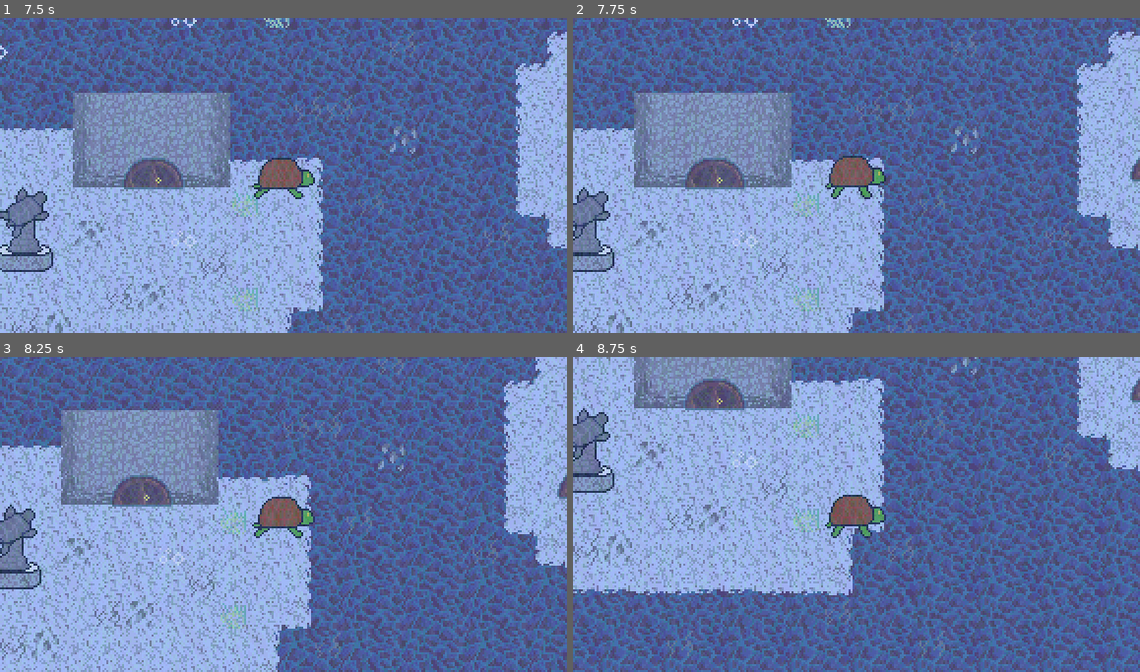
Above: before the commit, frames 1-4 (two rows, left to right).
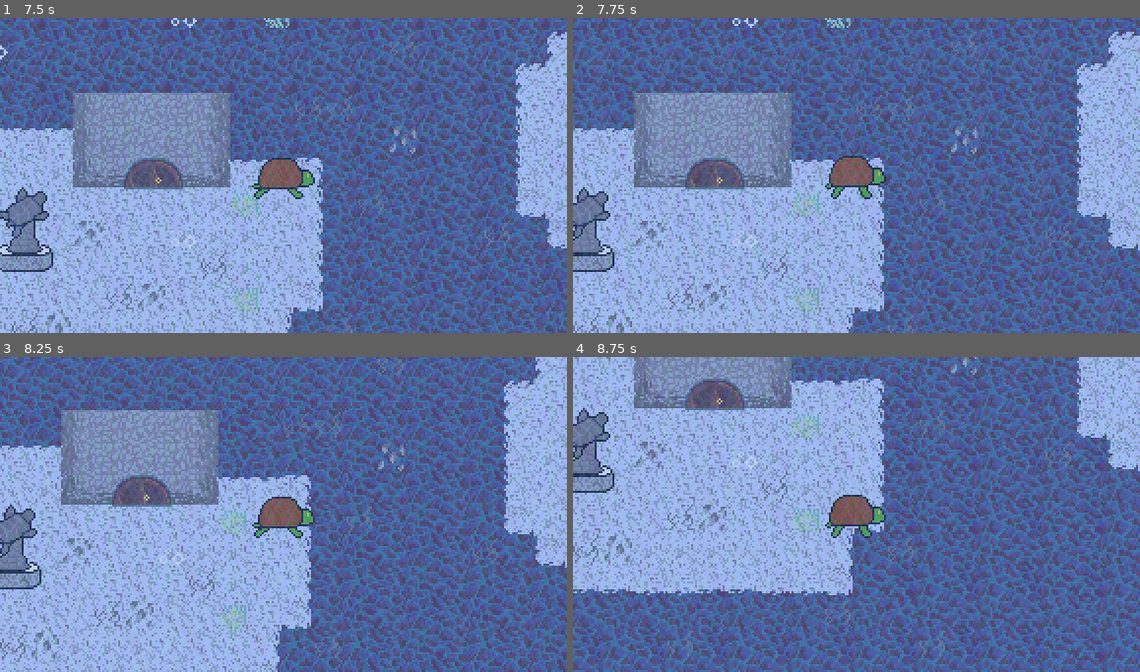
Above: after the commit, the same moments.

Repository: Tsunami014/Undersea
Game: Godot game, scene res://main.tscn
The game is run twice, just before and just after one commit, with the same random seed, the same clock (stepped at 60 frames per second) and the same inputs.
Inputs:
- Up to frame 1 (7.5 s): tap Enter (action) at 0.5, 0.6, 1.35, 2.1, 2.85, 3.6, 4.35, 5.1, 5.85, 6.6, 7.35 s; hold Right (right) 0.53-1.28 s; hold Down (down) 1.28-2.03 s; hold Right (right) 2.03-2.78 s; hold Up (up) 2.78-3.53 s; hold Left (left) 3.53-5.03 s; hold Down (down) 5.03-5.78 s; hold Right (right) 5.78-6.53 s; hold Up (up) 6.53-7.28 s; hold Right (right) from 7.28 s (still down)
- Up to frame 2 (7.75 s): keep holding Right (right)
- Up to frame 3 (8.25 s): release Right (right) at 8.03 s; hold Down (down) from 8.03 s (still down); tap Enter (action) at 8.1 s
- Up to frame 4 (8.75 s): keep holding Down (down)

Frame 1 is identical in both runs. In frame 2, 0.1% of the frame differs, in the area x 98-100%, y 44-52%; in frame 3, 0.1%; in frame 4, 0.1%.

Commit message:
Made the door have an opening animation

Diff:
--- a/door.gd
+++ b/door.gd
@@ -1,11 +1,21 @@
+@tool
 extends Sprite2D
 class_name Door
 
 @export var teleport: Door
+@export var startUnlocked = false
 var inside = false
+var unlock = 0
+
+const ATLAS = preload("res://assets/tileset.png")
 
 func _ready() -> void:
+	texture = AtlasTexture.new()
+	texture.atlas = ATLAS
 	_on_body_exited(null, true)
+	if startUnlocked:
+		unlock = 2
+	setImg()
 
 func _on_body_entered(body):
 	if body is Player:
@@ -19,10 +29,30 @@
 func _setColour(col: Color):
 	set_instance_shader_parameter("outline_colour", col)
 
-func teleportPlayer():
-	%Player.global_position = teleport.get_node("Tele").global_position
-	%Player.velocity = Vector2(0, 0)
+func setImg():
+	var pos = [
+		Rect2(64, 48, 32, 16),
+		Rect2(96, 48, 32, 16),
+		Rect2(80, 80, 32, 16)
+	]
+	texture.region = pos[unlock]
+
+func _canGoThroughDoor() -> bool:
+	return true # TODO: this
 
 func _process(_delta: float) -> void:
 	if inside and Input.is_action_just_pressed("action"):
-		teleportPlayer()
+		if unlock == 0 and _canGoThroughDoor():
+			unlock = 1
+			teleport.unlock = 1
+			await get_tree().create_timer(0.05).timeout
+			setImg()
+			teleport.setImg()
+			await get_tree().create_timer(0.35).timeout
+			unlock = 2
+			teleport.unlock = 2
+			setImg()
+			teleport.setImg()
+		elif unlock == 2:
+			%Player.global_position = teleport.get_node("Tele").global_position
+			%Player.velocity = Vector2(0, 0)
--- a/main.tscn
+++ b/main.tscn
@@ -9,6 +9,7 @@
 [ext_resource type="Texture2D" uid="uid://c6a0m4lcs3yr6" path="res://assets/wave2.png" id="7_efxa6"]
 [ext_resource type="PackedScene" uid="uid://djpk025al81ol" path="res://prefabs/statue.tscn" id="8_5vw27"]
 [ext_resource type="PackedScene" uid="uid://6irmy22wta26" path="res://prefabs/door.tscn" id="9_kek77"]
+[ext_resource type="Texture2D" uid="uid://dfcohytqjhl8h" path="res://assets/tileset.png" id="10_4c57u"]
 
 [sub_resource type="AtlasTexture" id="AtlasTexture_kek77"]
 atlas = ExtResource("2_0xm2m")
@@ -44,6 +45,14 @@
 
 [sub_resource type="CapsuleShape2D" id="CapsuleShape2D_h2yge"]
 radius = 10.000004
+
+[sub_resource type="AtlasTexture" id="AtlasTexture_dg77c"]
+atlas = ExtResource("10_4c57u")
+region = Rect2(64, 48, 32, 16)
+
+[sub_resource type="AtlasTexture" id="AtlasTexture_ycdy4"]
+atlas = ExtResource("10_4c57u")
+region = Rect2(64, 48, 32, 16)
 
 [node name="Node2D" type="Node2D"]
 
@@ -113,14 +122,18 @@
 position = Vector2(103, 83)
 
 [node name="Door" parent="." node_paths=PackedStringArray("teleport") instance=ExtResource("9_kek77")]
+instance_shader_parameters/outline_colour = Color(0.291, 0.418, 0.445, 1)
 position = Vector2(169, 57)
+texture = SubResource("AtlasTexture_dg77c")
 teleport = NodePath("../Door2")
 
 [node name="Tele" type="Node2D" parent="Door"]
 position = Vector2(0, 20)
 
 [node name="Door2" parent="." node_paths=PackedStringArray("teleport") instance=ExtResource("9_kek77")]
-position = Vector2(396, 53)
+instance_shader_parameters/outline_colour = Color(0.291, 0.418, 0.445, 1)
+position = Vector2(417, 42)
+texture = SubResource("AtlasTexture_ycdy4")
 teleport = NodePath("../Door")
 
 [node name="Tele" type="Node2D" parent="Door2"]
--- a/prefabs/door.tscn
+++ b/prefabs/door.tscn
@@ -1,22 +1,16 @@
-[gd_scene load_steps=7 format=3 uid="uid://6irmy22wta26"]
+[gd_scene load_steps=5 format=3 uid="uid://6irmy22wta26"]
 
 [ext_resource type="Shader" uid="uid://judv6dphnhql" path="res://outline.gdshader" id="1_gx6vt"]
-[ext_resource type="Texture2D" uid="uid://dfcohytqjhl8h" path="res://assets/tileset.png" id="2_iv2is"]
 [ext_resource type="Script" uid="uid://dfwb0bpp6sa56" path="res://door.gd" id="3_08et4"]
 
 [sub_resource type="ShaderMaterial" id="ShaderMaterial_4c57u"]
 shader = ExtResource("1_gx6vt")
-
-[sub_resource type="AtlasTexture" id="AtlasTexture_dg77c"]
-atlas = ExtResource("2_iv2is")
-region = Rect2(64, 48, 32, 16)
 
 [sub_resource type="RectangleShape2D" id="RectangleShape2D_efxa6"]
 size = Vector2(28.75, 48.25)
 
 [node name="Door" type="Sprite2D"]
 material = SubResource("ShaderMaterial_4c57u")
-texture = SubResource("AtlasTexture_dg77c")
 script = ExtResource("3_08et4")
 
 [node name="Area2D" type="Area2D" parent="."]
Not shown: 1 places in main.tscn that only renumber resources
